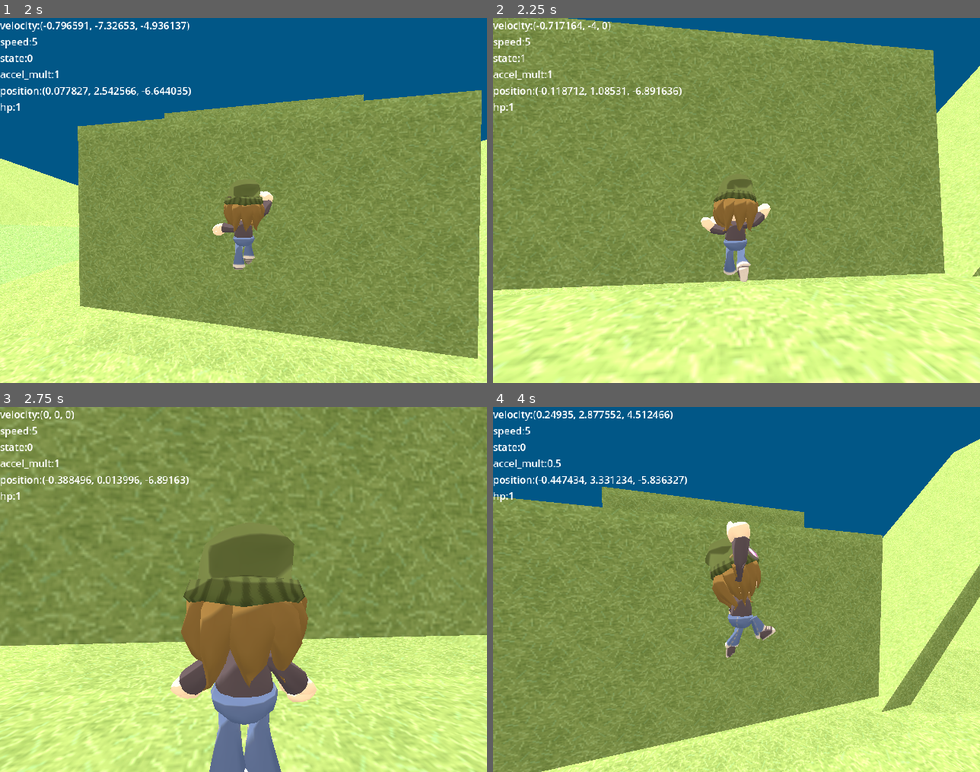
Above: before the commit, frames 1-4 (two rows, left to right).
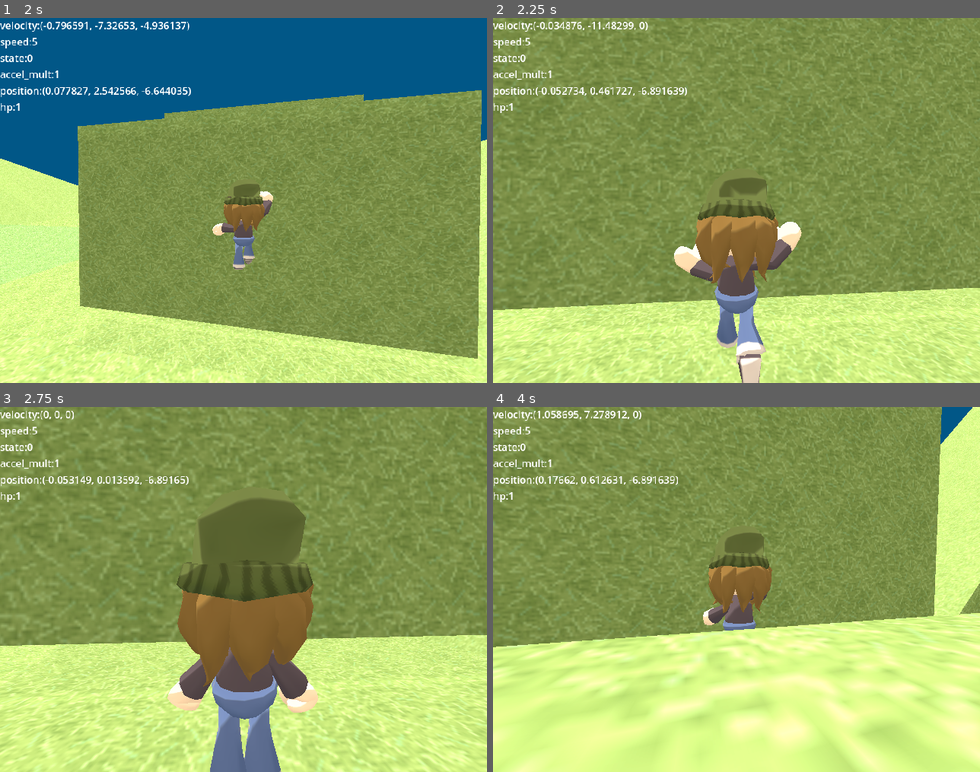
Above: after the commit, the same moments.

Repository: imawormeater/sorakaiquest
Game: Godot game, scene res://scenes/app.tscn
Same seed, same stepped clock (60 frames per second), same inputs: the game is played once before the commit and once after it. Video files are missing from this copy of the repository; at most half a second of black plays in their place.
Inputs (mouse positions are in pixels of both pictures, inside the frame that each line leads up to):
- Up to frame 1 (2 s): move the mouse to (267, 200) at 0.52 s; hold Shift (movement_action, bound only after the commit) 0.53-1.28 s; hold W (movement_up) from 0.53 s (still down); tap Space (movement_jump) at 0.77, 1.52 s; move the mouse to (219, 200) at 1.27 s; tap Mouse wheel down (mw_down) at 1.35 s; tap Shift (movement_action, bound only after the commit) at 1.55 s
- Up to frame 2 (2.25 s): keep holding W (movement_up); move the mouse to (746, 193) at 2.02 s; hold Shift (movement_action, bound only after the commit) from 2.03 s (still down); tap Mouse wheel up (mw_up) at 2.1 s
- Up to frame 3 (2.75 s): keep holding W (movement_up); keep holding Shift (movement_action, bound only after the commit)
- Up to frame 4 (4 s): keep holding W (movement_up); move the mouse to (731, 596) at 2.77 s; release Shift (movement_action, bound only after the commit) at 2.78 s; tap Shift (movement_action, bound only after the commit) at 2.85 s; tap Space (movement_jump) at 3.02, 3.77 s; move the mouse to (775, 593) at 3.52 s; hold Shift (movement_action, bound only after the commit) from 3.53 s (still down)

Frame 1 is identical in both runs. In frame 2, 31% of the frame differs, in the area x 0-100%, y 0-100%; in frame 3, 17%; in frame 4, 62%.

Commit message:
get off of wallclimb with shift

Diff:
--- a/project.godot
+++ b/project.godot
@@ -68,6 +68,11 @@
 "events": [Object(InputEventMouseButton,"resource_local_to_scene":false,"resource_name":"","device":-1,"window_id":0,"a …(253 unchanged characters)…
 ]
 }
+movement_action={
+"deadzone": 0.5,
+"events": [Object(InputEventKey,"resource_local_to_scene":false,"resource_name":"","device":-1,"window_id":0,"alt_pressed":false,"shift_pressed":false,"ctrl_pressed":false,"meta_pressed":false,"pressed":false,"keycode":0,"physical_keycode":4194325,"key_label":0,"unicode":0,"echo":false,"script":null)
+]
+}
 
 [physics]
 
--- a/scenes/player_sorakai.tscn
+++ b/scenes/player_sorakai.tscn
@@ -278,7 +278,7 @@
 skeleton = NodePath("../..")
 
 [node name="faceCast" type="RayCast3D" parent="Visual"]
-transform = Transform3D(1.464, 0, 0, 0, -4.37114e-08, -1.464, 0, 1, -6.39935e-08, 0, 0, 0)
+transform = Transform3D(1.464, 0, 0, 0, -4.37114e-08, -1.464, 0, 1, -6.39935e-08, 0, 0.208773, 0)
 target_position = Vector3(0, -0.5, 0)
 
 [node name="hangCasts" type="Node3D" parent="Visual"]
--- a/scripts/player_sorakai.gd
+++ b/scripts/player_sorakai.gd
@@ -246,6 +246,7 @@
 	var input_dir := Input.get_vector("movement_left", "movement_right", "movement_up", "movement_down")
 	var pressedJump := Input.is_action_just_pressed("movement_jump")
 	var pressingJump := Input.is_action_pressed("movement_jump")
+	var pressedAction := Input.is_action_pressed("movement_action")
 
 	set_animations(onFloor,state)
 
@@ -301,7 +302,7 @@
 		velocity.y += jump_grav * 0.5 * delta
 		velocity.y = clampf(velocity.y,jump_grav * 0.2,9999)
 		move_and_slide()
-		if pressedJump:
+		if pressedJump or jumpbuffer > 0:
 			sfx.stop_sound("Walkriding")
 			visual.look_at(global_position + facecastnormal)
 			state = States.Free
@@ -312,7 +313,7 @@
 			animationtree["parameters/conditions/OnWall"] = false
 			anim_st.travel("Jump")
 			return
-		if not facecast.is_colliding() or is_on_floor():
+		if not facecast.is_colliding() or is_on_floor() or pressedAction:
 			sfx.stop_sound("Walkriding")
 			exitwallclimb = exitwallclimbinit
 			state = States.Free
@@ -337,7 +338,7 @@
 			visual.rotation.z = 0
 			anim_st.travel("Fall")
 			return
-		if pressedJump:
+		if pressedJump or jumpbuffer > 0:
 			state = States.Free
 			jump()
 			griptimer = griptimerinit
